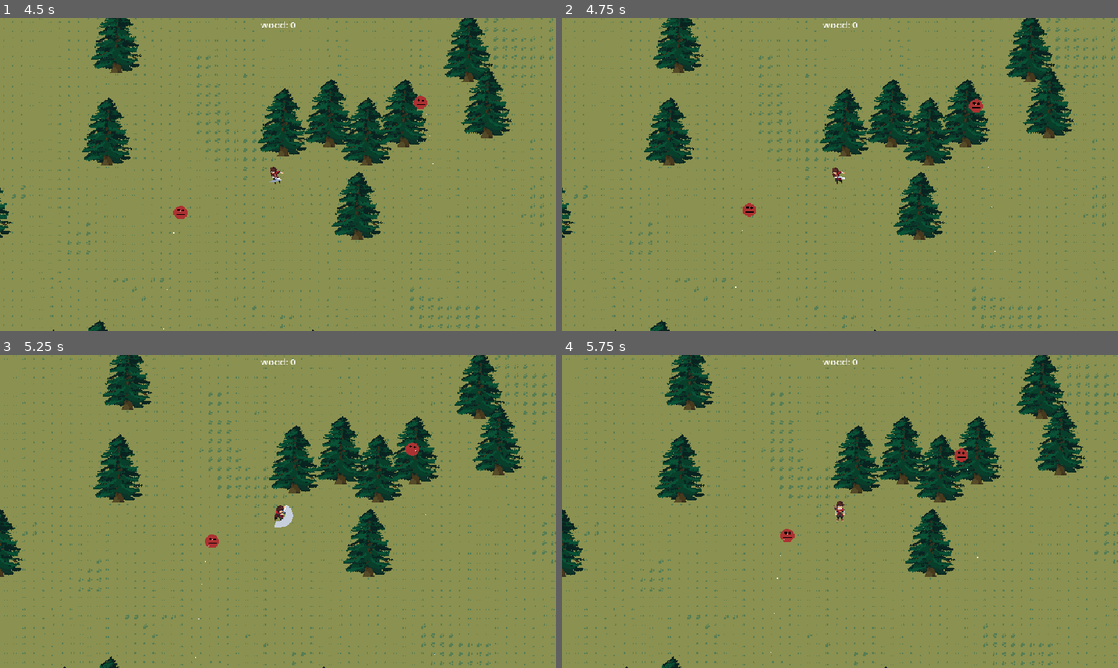
Above: before the commit, frames 1-4 (two rows, left to right).
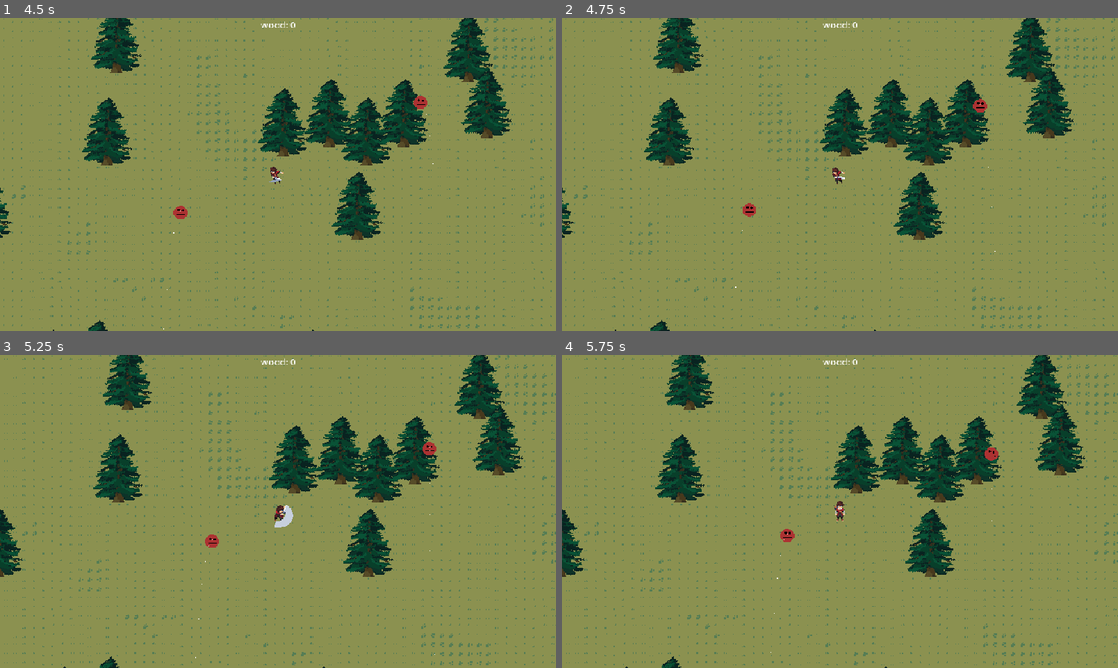
Above: after the commit, the same moments.

Repository: makattack24/MyGodotGame
Game: Godot game, scene res://Scenes/Main.tscn
The game is run twice, just before and just after one commit, with the same random seed, the same clock (stepped at 60 frames per second) and the same inputs.
Inputs (mouse positions are in pixels of both pictures, inside the frame that each line leads up to):
- Up to frame 1 (4.5 s): tap Enter at 0.5 s; move the mouse to (400, 158) at 0.52 s; press the mouse at (400, 158) at 0.53 s; hold D (move_right) 0.53-1.28 s; move the mouse to (166, 190) at 1.27 s; release the mouse at (166, 190) at 1.28 s; hold S (move_down) 1.28-2.03 s; right-click (166, 190) at 1.35 s; move the mouse to (333, 105) at 2.02 s; press the mouse at (333, 105) at 2.03 s; hold D (move_right) 2.03-2.78 s; move the mouse to (250, 237) at 2.77 s; release the mouse at (250, 237) at 2.78 s; hold W (move_up) 2.78-3.53 s; right-click (250, 237) at 2.85 s; click (250, 237) at 2.92 s; move the mouse to (444, 221) at 3.52 s; press the mouse at (444, 221) at 3.53 s; hold A (move_left) from 3.53 s (still down); move the mouse to (111, 127) at 4.27 s; release the mouse at (111, 127) at 4.28 s; right-click (111, 127) at 4.35 s
- Up to frame 2 (4.75 s): keep holding A (move_left)
- Up to frame 3 (5.25 s): move the mouse to (305, 511) at 5.02 s; release A (move_left) at 5.03 s; press the mouse at (305, 511) at 5.03 s; hold S (move_down) from 5.03 s (still down)
- Up to frame 4 (5.75 s): keep holding S (move_down)

Frame 1 is identical in both runs. In frame 2, less than 0.1% of the frame differs, in the area x 73-77%, y 25-31%; in frame 3, 0.2%, in the area x 72-79%, y 27-63%; in frame 4, 0.2%.

Commit message:
player health

Diff:
--- a/Scenes/enemy.gd
+++ b/Scenes/enemy.gd
@@ -21,6 +21,14 @@
 
 	# Move the slime based on the velocity
 	move_and_slide()
+
+	# Check if we collided with the player
+	for i in range(get_slide_collision_count()):
+		var collision = get_slide_collision(i)
+		var collider = collision.get_collider()
+		if collider and collider.is_in_group("Player"):
+			if collider.has_method("take_damage"):
+				collider.call("take_damage", 1)  # Deal 1 damage to player
 
 func _on_hit(damage: int, knockback_direction: Vector2) -> void:
 	# Reduce health based on damage received
@@ -64,6 +72,7 @@
 func _ready() -> void:
 	# Add enemy to the Enemies group for player attack detection
 	add_to_group("Enemies")
+	print("Enemy added to Enemies group!")
 
 	# Ensure player reference exists (if assigned dynamically)
 	if player == null:
--- a/Scenes/forest_tree.tscn
+++ b/Scenes/forest_tree.tscn
@@ -32,7 +32,6 @@
 region_rect = Rect2(7, 137, 88, 119)
 
 [node name="ForestTreeBody" type="StaticBody2D" parent="." unique_id=1864809008]
-collision_layer = 2
 
 [node name="CollisionShape2D" type="CollisionShape2D" parent="ForestTreeBody" unique_id=1179893065]
 position = Vector2(2, 1)
--- a/Scenes/player.tscn
+++ b/Scenes/player.tscn
@@ -1017,7 +1017,6 @@
 autoplay = "idle_down"
 
 [node name="AttackArea" type="Area2D" parent="." unique_id=1642067877]
-collision_mask = 2
 
 [node name="CollisionShape2D" type="CollisionShape2D" parent="AttackArea" unique_id=1263485978]
 shape = SubResource("RectangleShape2D_qqcod")
--- a/Scripts/player.gd
+++ b/Scripts/player.gd
@@ -2,6 +2,11 @@
 
 # Movement variables
 @export var speed: float = 130.0  # Speed of the character
+@export var max_health: int = 10  # Maximum health
+var current_health: int = 10  # Current health
+var damage_cooldown: float = 0.0  # Cooldown timer for taking damage
+@export var damage_cooldown_time: float = 1.0  # Time between damage instances (in seconds)
+var is_dead: bool = false  # Track if player is dead
 
 # Reference to the AnimatedSprite2D node
 @onready var anim_sprite: AnimatedSprite2D = $AnimatedSprite2D
@@ -27,6 +32,9 @@
 	# Add player to the Player group for item detection
 	add_to_group("Player")
 
+	# Initialize health
+	current_health = max_health
+
 	# Initialize input mappings
 	initialize_input()
 
@@ -42,6 +50,13 @@
 		print("Error: AttackArea node not found!")
 
 func _process(_delta: float) -> void:
+	# Update damage cooldown
+	if damage_cooldown > 0:
+		damage_cooldown -= _delta
+
+	if is_dead:
+		return  # Don't process input if dead
+
 	handle_input()
 	if not is_attacking:
 		move_and_animate()
@@ -113,11 +128,40 @@
 	if attack_offsets.has(facing_direction):
 		attack_area.position = attack_offsets[facing_direction]
 
+func take_damage(damage: int) -> void:
+	# Check if we're in cooldown or already dead
+	if damage_cooldown > 0 or is_dead:
+		return
+
+	# Player takes damage
+	current_health -= damage
+	damage_cooldown = damage_cooldown_time  # Start cooldown
+	print("Player hit! Health: ", current_health, "/", max_health)
+
+	# Visual feedback - flash the sprite red
+	if anim_sprite:
+		anim_sprite.modulate = Color(1, 0.5, 0.5)  # Red tint
+		await get_tree().create_timer(0.2).timeout
+		anim_sprite.modulate = Color(1, 1, 1)  # Back to normal
+
+	# Check if player died
+	if current_health <= 0:
+		die()
+
+func die() -> void:
+	is_dead = true
+	print("Player died! Game Over.")
+	velocity = Vector2.ZERO
+
+	# Wait a moment then reload the scene
+	await get_tree().create_timer(2.0).timeout
+	get_tree().reload_current_scene()
+
 func _on_attack_hit(body: Node) -> void:
 	print("Attack hit body:", body.name)  # Output what `AttackArea` hits
 
-	# Ensure we are referencing the root node if body is a child (e.g., ForestTreeBody)
-	while body and not body.is_in_group("Trees") and body.get_parent() != null:
+	# Ensure we are referencing the root node if body is a child (e.g., ForestTreeBody or enemy parts)
+	while body and not body.is_in_group("Trees") and not body.is_in_group("Enemies") and body.get_parent() != null:
 		body = body.get_parent()  # Walk up the node hierarchy
 	print("Attack hit body:", body.name)  # Output what `AttackArea` hits
 
